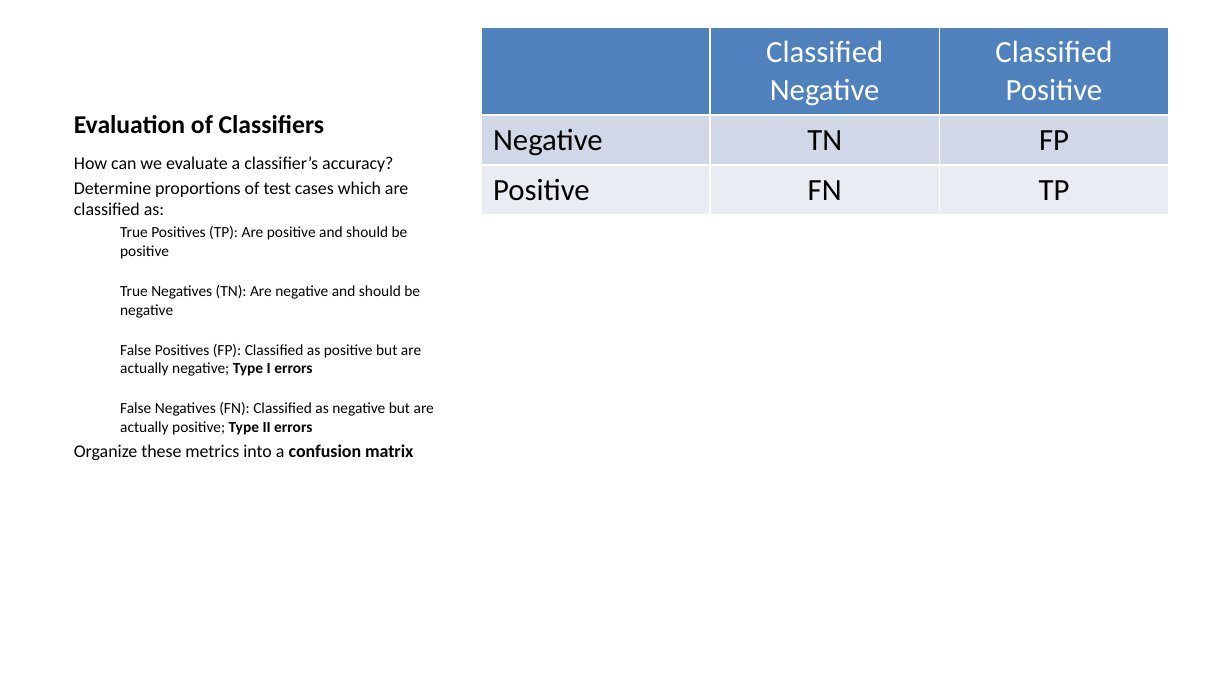
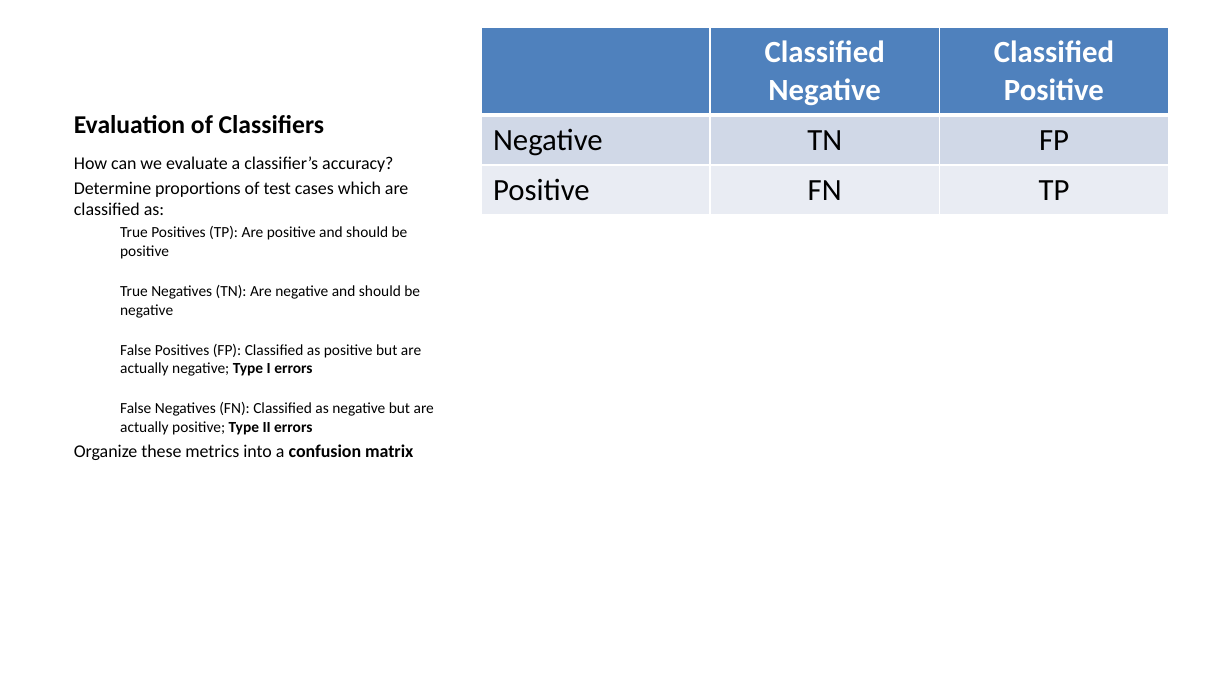
Before and after one commit to StephenElston/CSCI-E-83, a slide deck: slide 26 of LectureSlides/09_GeneralizingTheLinearModel.pptx. Drawn at 1232x693 pixels with LibreOffice and Linux fonts; fonts in the diff are those of the drawing. Boxes give left, top, right and bottom in pixels: in the first picture for what was removed or moved away, otherwise in the second. Text is boxed around its words. In the diff, an @@ line names an element or a change of style, - is before the commit and + after.

```diff
--- a/LectureSlides/09_GeneralizingTheLinearModel.pptx
+++ b/LectureSlides/09_GeneralizingTheLinearModel.pptx
@@ table at bbox=[480, 27, 1168, 205] @@
@@ bold on in "Classified Negative", "Classified Positive" @@
```
Also in this commit, not shown: 9 other slides changed, 1 slide added, 1 slide removed.
